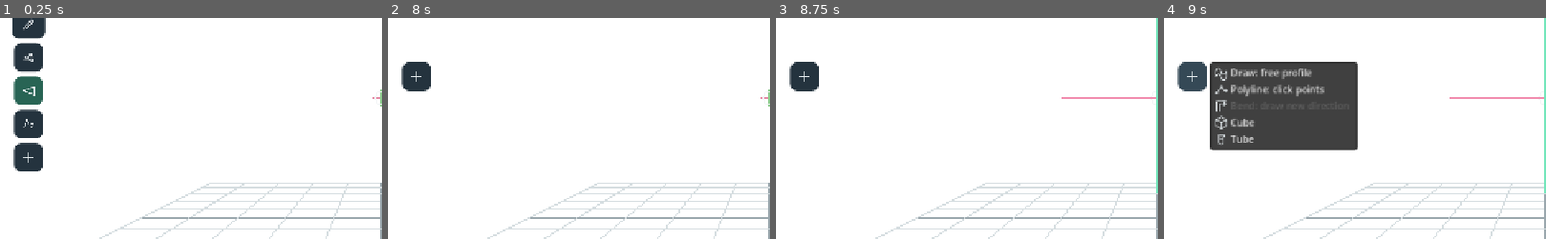
Above: before the commit, frames 1-4 (left to right).
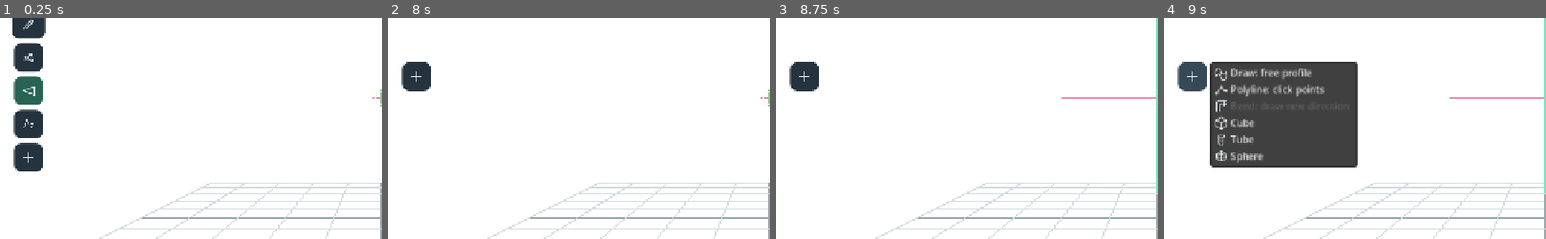
Above: after the commit, the same moments.

Repository: oktow/wolfdraw3d
Game: Godot game, scene res://scenes/main.tscn
The game is run twice, just before and just after one commit, with the same random seed, the same clock (stepped at 60 frames per second) and the same inputs.
Inputs (mouse positions are % of the whole screen's width and height, from its top left):
- Up to frame 1 (0.25 s): no input
- Up to frame 2 (8 s): click (3, 4) at 0.5 s; click (8, 4) at 1.27 s; click (12, 4) at 2.02 s; click (17, 4) at 2.75 s; click (21, 4) at 3.52 s; click (25, 4) at 4.27 s; click (30, 4) at 5 s; click (47, 4) at 5.77 s; click (52, 4) at 6.5 s; click (34, 4) at 7.25 s
- Up to frame 3 (8.75 s): click (38, 4) at 8 s
- Up to frame 4 (9 s): click (4, 47) at 8.77 s
The pictures show only the part of the screen within x 0-50%, y 34-84%; the shares and areas given below are measured in that part.

Frames 1-3 are identical in both runs. In frame 4, 3.4% of the frame differs, in the area x 12-51%, y 33-68%.

Commit message:
Primitif Sphere: grid lat-long, creation drag-radius, menu + panel + ikon, uji SPHERE PASS

Diff:
--- a/scripts/guide_controller.gd
+++ b/scripts/guide_controller.gd
@@ -41,6 +41,7 @@
 var poly_last_msec := -1
 var cube_button: Button
 var tube_button: Button
+var sphere_button: Button
 var primitive_row: HBoxContainer
 var length_slider: HSlider
 var length_label: Label
@@ -134,6 +135,15 @@
 		app.set_finger_drawing(true)
 		refresh()
 
+func start_sphere() -> void:
+	if current() != null:
+		return
+	start_placing()
+	if placing:
+		creation_mode = "sphere"
+		app.set_finger_drawing(true)
+		refresh()
+
 func start_bend() -> void:
 	if current() == null:
 		return
@@ -262,6 +272,17 @@
 		tube_radius = minf(tube_radius, 3.0)
 		var tube_axis: Vector3 = -creation_frame.basis.z.normalized()
 		preview.configure_tube(profile[0], tube_axis, tube_radius, sweep_length)
+		preview.show()
+		return
+	if creation_mode == "sphere":
+		if profile.is_empty():
+			return
+		# Touch point is the ball center; drag distance outward is the radius.
+		var sphere_radius: float = hit.distance_to(profile[0])
+		if sphere_radius < 0.05:
+			preview.hide()
+			return
+		preview.configure_sphere(profile[0], minf(sphere_radius, 3.0))
 		preview.show()
 		return
 	if creation_mode != "plane" and creation_mode != "plane_taps":
@@ -438,6 +459,18 @@
 		clampf(app.view_height(depth) * 0.015, 0.03, 0.25))
 	finish_preview()
 
+func create_sphere() -> void:
+	if current() != null or surfaces.size() >= 100:
+		return
+	app.finish_stroke()
+	cancel_preview()
+	creation_mode = "primitive"
+	var frame := primitive_frame()
+	preview = Surface.new()
+	app.add_child(preview)
+	preview.configure_sphere(frame.origin, clampf(sweep_length * 0.25, 0.25, 3.0))
+	finish_preview()
+
 func quick_plane() -> void:
 	var frame := Transform3D(app.camera.global_basis, app.cursor_pos + app.camera.global_basis.z * minf(creation_depth, app.distance - 0.5))
 	var height: float = app.view_height(app.distance - minf(creation_depth, app.distance - 0.5)) * 0.6
@@ -637,6 +670,8 @@
 			placing_text = Localization.translate("Tarik area untuk ukuran cube")
 		elif creation_mode == "tube":
 			placing_text = Localization.translate("Tarik keluar untuk radius tube")
+		elif creation_mode == "sphere":
+			placing_text = Localization.translate("Tarik keluar untuk radius sphere")
 		elif creation_mode == "plane_taps":
 			placing_text = Localization.translate("Ketuk sudut seberang bidang") if not profile.is_empty() else Localization.translate("Ketuk sudut pertama bidang")
 		state_label.text = placing_text
@@ -654,6 +689,7 @@
 	primitive_row.visible = surface == null
 	cube_button.disabled = surface != null
 	tube_button.disabled = surface != null
+	sphere_button.disabled = surface != null
 	depth_label.visible = surface == null
 	depth_slider.visible = surface == null
 	opacity_label.visible = surface != null
@@ -726,8 +762,10 @@
 	column.add_child(primitive_row)
 	cube_button = app.button_in(primitive_row, "Cube", start_cube)
 	tube_button = app.button_in(primitive_row, "Tube", start_tube)
+	sphere_button = app.button_in(primitive_row, "Sphere", start_sphere)
 	cube_button.tooltip_text = Localization.translate("Klik-drag pada kanvas untuk mengatur ukuran cube; tengah tepat di area tarikan.")
 	tube_button.tooltip_text = Localization.translate("Sentuh titik pusat, tarik keluar untuk radius tube. Panjang mengikuti Bentangan profil.")
+	sphere_button.tooltip_text = Localization.translate("Sentuh titik pusat, tarik keluar untuk radius sphere.")
 	cancel_button = app.button_in(column, "Batal membuat guide", cancel_placing)
 	depth_label = app.label_in(column, "Kedalaman guide baru", 14)
 	depth_slider = HSlider.new()
--- a/scripts/guide_surface.gd
+++ b/scripts/guide_surface.gd
@@ -131,6 +131,23 @@
 		for col in columns:
 			var angle := TAU * float(col) / float(columns - 1)
 			vertices.append(along + (u * cos(angle) + v * sin(angle)) * radius)
+	rebuild()
+
+func configure_sphere(center: Vector3, radius: float, lon_segments: int = 12, lat_segments: int = 8) -> void:
+	# Latitude-longitude ball stored as a grid: pole rows repeat one point
+	# and the seam column is duplicated, so the existing grid
+	# triangulation, validation, and save/load keep working unchanged.
+	kind = "mesh"
+	columns = clampi(lon_segments + 1, 3, 256)
+	rows = clampi(lat_segments + 1, 2, 64)
+	vertices.clear()
+	for row in rows:
+		var polar := PI * float(row) / float(rows - 1)
+		var ring_radius := radius * sin(polar)
+		var height := radius * cos(polar)
+		for col in columns:
+			var azimuth := TAU * float(col) / float(columns - 1)
+			vertices.append(center + Vector3(cos(azimuth) * ring_radius, height, sin(azimuth) * ring_radius))
 	rebuild()
 
 func configure_line(center: Vector3, basis: Basis, length: float, width: float) -> void:
--- a/scripts/localization.gd
+++ b/scripts/localization.gd
@@ -224,6 +224,9 @@
 		"Tarik area untuk ukuran cube": "Drag an area for the cube size",
 		"Tarik garis sebagai sumbu tube": "Drag a line as the tube axis",
 		"Tarik keluar untuk radius tube": "Drag outward for the tube radius",
+		"Sphere": "Sphere",
+		"Tarik keluar untuk radius sphere": "Drag outward for the sphere radius",
+		"Sentuh titik pusat, tarik keluar untuk radius sphere.": "Touch the center point, drag outward for the sphere radius.",
 		"Sentuh titik pusat, tarik keluar untuk radius tube. Panjang mengikuti Bentangan profil.": "Touch the center point, drag outward for the tube radius. Length follows the profile sweep.",
 		"Tabung menjauhi kamera. Panjang mengikuti Bentangan profil.": "Tube extending away from the camera. Length follows the profile sweep.",
 		"Strip tipis menghadap kamera sebagai penggaris. Panjang mengikuti Bentangan profil.": "Thin camera-facing strip as a ruler. Length follows the profile sweep.",
--- a/scripts/main.gd
+++ b/scripts/main.gd
@@ -2546,10 +2546,10 @@
 	toggle_menu()
 
 func guide_type_items() -> Array:
-	return ["Draw: profil bebas", "Poligonal: klik titik", "Bend: gambar arah baru", "Cube", "Tube"]
+	return ["Draw: profil bebas", "Poligonal: klik titik", "Bend: gambar arah baru", "Cube", "Tube", "Sphere"]
 
 func guide_type_icons() -> Array:
-	return ["profile", "polyline", "bend", "cube", "tube"]
+	return ["profile", "polyline", "bend", "cube", "tube", "sphere"]
 
 func refresh_guide_type_menu() -> void:
 	refresh_popup_language(guide_type_menu)
@@ -2566,7 +2566,7 @@
 	guide_type_menu.popup()
 
 func guide_type_kinds() -> Array:
-	return ["profile", "polyline", "bend", "cube", "tube"]
+	return ["profile", "polyline", "bend", "cube", "tube", "sphere"]
 
 func start_guide_kind(kind: String) -> void:
 	match kind:
@@ -2580,6 +2580,8 @@
 			guides.start_cube()
 		"tube":
 			guides.start_tube()
+		"sphere":
+			guides.start_sphere()
 		_:
 			guides.start_profile()
 
@@ -2595,7 +2597,7 @@
 func refresh_top_guide_icon() -> void:
 	if compact_guide_button == null:
 		return
-	var icons := {"plane": "plane", "quick": "quick_plane", "profile": "profile", "polyline": "polyline", "curve": "curve", "bend": "bend", "cube": "cube", "tube": "tube", "line": "line"}
+	var icons := {"plane": "plane", "quick": "quick_plane", "profile": "profile", "polyline": "polyline", "curve": "curve", "bend": "bend", "cube": "cube", "tube": "tube", "sphere": "sphere", "line": "line"}
 	compact_guide_button.text = ""
 	compact_guide_button.icon = Icons.texture(icons.get(last_guide_type, "plane"))
 	compact_guide_button.set_pressed_no_signal(guides != null and guides.placing)
--- a/scripts/ui_icons.gd
+++ b/scripts/ui_icons.gd
@@ -44,6 +44,7 @@
 	"activate": '<path d="m3 8 7-5 11 4-7 6Z M3 8v11l11 2V13 M9 13l4 3-4 3Z"/>',
 	"reset": '<path d="M4 10a8 8 0 1 1 1 8 M4 4v6h6"/><circle cx="12" cy="12" r="2"/>',
 	"cube": '<path d="m12 2 9 5v10l-9 5-9-5V7Z M3 7l9 5 9-5 M12 12v10"/>',
+	"sphere": '<circle cx="12" cy="12" r="8"/><ellipse cx="12" cy="12" rx="8" ry="3.2"/><path d="M12 4v16"/>',
 	"global_axis": '<path d="M3 12h18 M18 8l3 4-3 4" stroke="#f18cae"/><path d="M12 21V3 M8 6l4-4 4 4" stroke="#73e6bb"/><path d="M6 18l9-9 M13 9h4v4" stroke="#8eb9ff"/>',
 	"cursor3d": '<circle cx="12" cy="12" r="6"/><path d="M12 1v5 M12 18v5 M1 12h5 M18 12h5"/>',
 	"vertex_edit": '<circle cx="5" cy="5" r="1.8"/><circle cx="12" cy="5" r="1.8"/><circle cx="19" cy="5" r="1.8"/><circle …(191 unchanged characters)…
--- a/tests/guide_test.gd
+++ b/tests/guide_test.gd
@@ -295,6 +295,7 @@
 	assert(preload("res://tests/edge_face_test.gd").new().run(app))
 	assert(preload("res://tests/drag_live_test.gd").new().run(app))
 	assert(preload("res://tests/paint_test.gd").new().run(app))
+	assert(preload("res://tests/sphere_test.gd").new().run(app))
 	app.yaw = 0.65
 	app.pitch = 0.3
 	app.distance = 13
--- /dev/null
+++ b/tests/sphere_test.gd
@@ -0,0 +1,39 @@
+extends RefCounted
+
+const Store = preload("res://scripts/project_store.gd")
+
+func run(app: Node3D) -> bool:
+	var before: Dictionary = app.document()
+	app.set_tool("draw")
+	app.target = Vector3.ZERO
+	app.distance = 12
+	app.yaw = 0
+	app.pitch = 0
+	app.update_camera()
+	var cleanups := 0
+	if app.guides.current() != null:
+		app.guides.save_active()
+		cleanups += 1
+	app.guides.create_sphere()
+	var surface: MeshInstance3D = app.guides.current()
+	assert(surface != null)
+	assert(surface.kind == "mesh")
+	assert(surface.vertices.size() == surface.columns * surface.rows)
+	assert(surface.columns >= 3 and surface.rows >= 2)
+	# NOTE: average-based center() is seam-biased on wrapped grids (the
+	# duplicated seam column double-counts one side); the AABB center is exact.
+	var center: Vector3 = surface.bounds.get_center()
+	for point in surface.vertices:
+		assert(point.distance_to(center) > 0.0)
+	# Radius uniformity: every vertex sits on the ball shell.
+	var radii := []
+	for point in surface.vertices:
+		radii.append(point.distance_to(center))
+	radii.sort()
+	assert(radii[-1] - radii[0] < maxf(0.05, radii[-1] * 0.05))
+	assert(Store.validate(app.document()).is_empty())
+	for i in cleanups + 1:
+		app.undo()
+	assert(app.document() == before)
+	print("SPHERE PASS: grid ball creation, shell uniformity, validation, undo restore")
+	return true
--- a/tests/touch_test.gd
+++ b/tests/touch_test.gd
@@ -464,7 +464,7 @@
 	assert(app.rail_guide_new_button.visible)
 	var create_had_guide := app.guides.current() != null
 	app.refresh_guide_type_menu()
-	assert(app.guide_type_menu.item_count == 5)
+	assert(app.guide_type_menu.item_count == 6)
 	assert(app.guide_type_menu.get_item_icon(0).get_width() <= 24)
 	assert(app.guide_type_menu.is_item_disabled(2) == (not create_had_guide))
 	assert(app.guide_type_menu.is_item_disabled(3) == create_had_guide)
